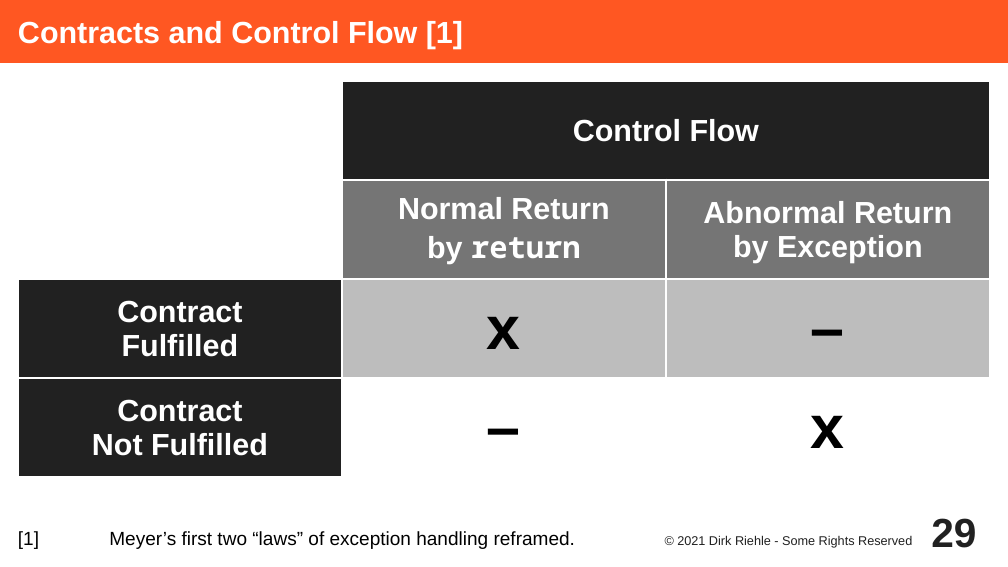
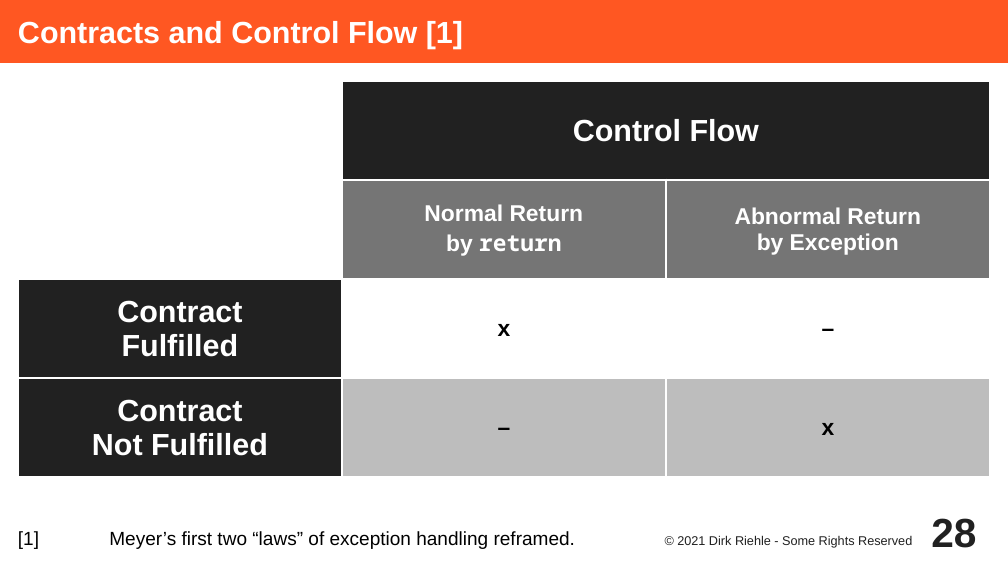
Before and after one commit to dirkriehle/adap-course, a slide deck: slide 28 of Lecture Slides/ADAP C04 - Design by Contract.odp (slide 29 before the commit). Drawn at 1008x567 pixels with LibreOffice and Linux fonts; fonts in the diff are those of the drawing. Boxes give left, top, right and bottom in pixels: in the first picture for what was removed or moved away, otherwise in the second. Text is boxed around its words. In the diff, an @@ line names an element or a change of style, - is before the commit and + after.

```diff
--- a/Lecture Slides/ADAP C04 - Design by Contract.odp
+++ b/Lecture Slides/ADAP C04 - Design by Contract.odp
@@ table at (x1=18, y1=81, x2=991, y2=477) @@
@@ fill #BDBDBD to #FFFFFF in 2 cells @@
@@ fill #FFFFFF to #BDBDBD in 2 cells @@
@@ size 24 to 18 pt in "Normal Return", "by return", "Abnormal Return", "by Exception" @@
@@ size 48 to 18 pt in "x", "–", "–", "x" @@
@@ borders changed @@
@@ page number at (x1=931, y1=518, x2=976, y2=548): text changed @@
-29
+28
```
Also in this commit, not shown: 5 other slides changed, 1 slide removed, 7 other files.
